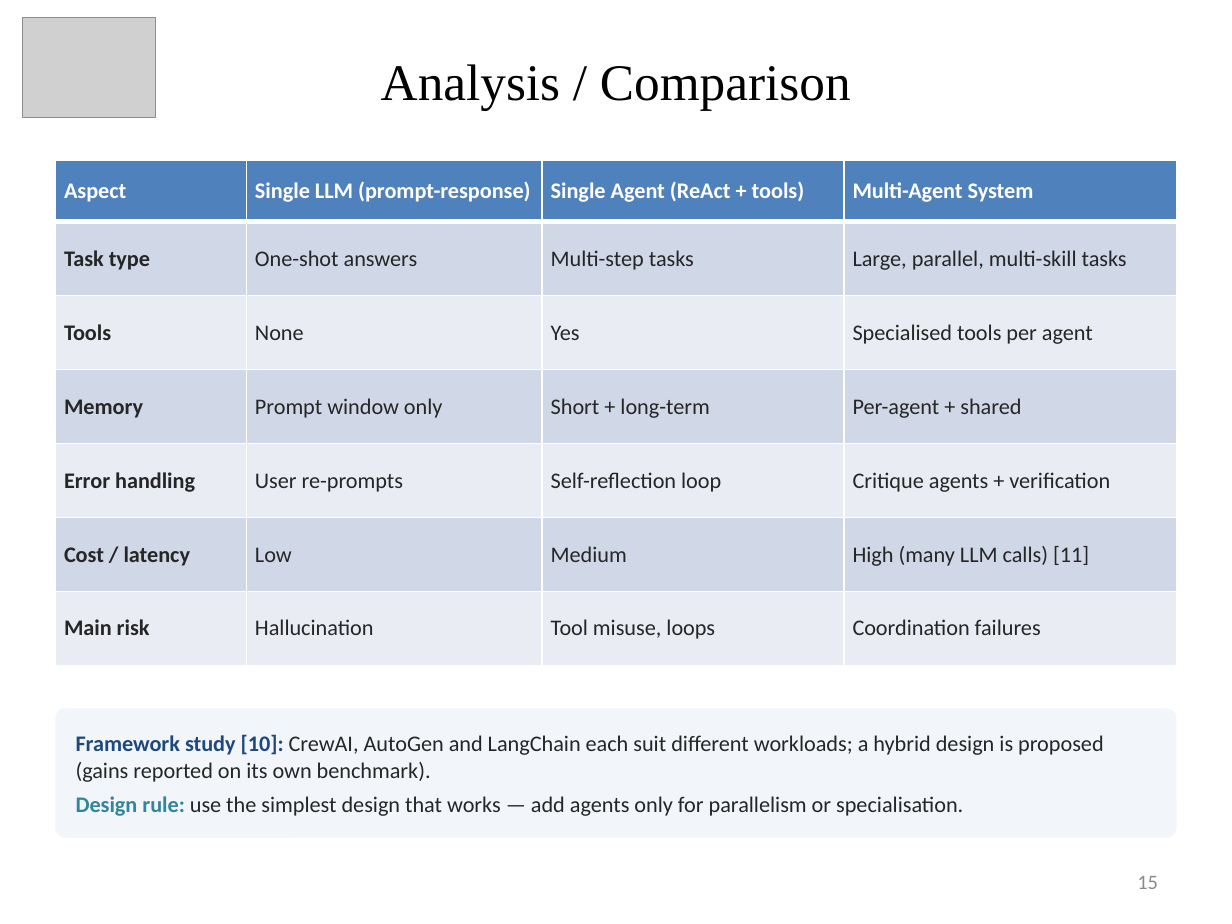
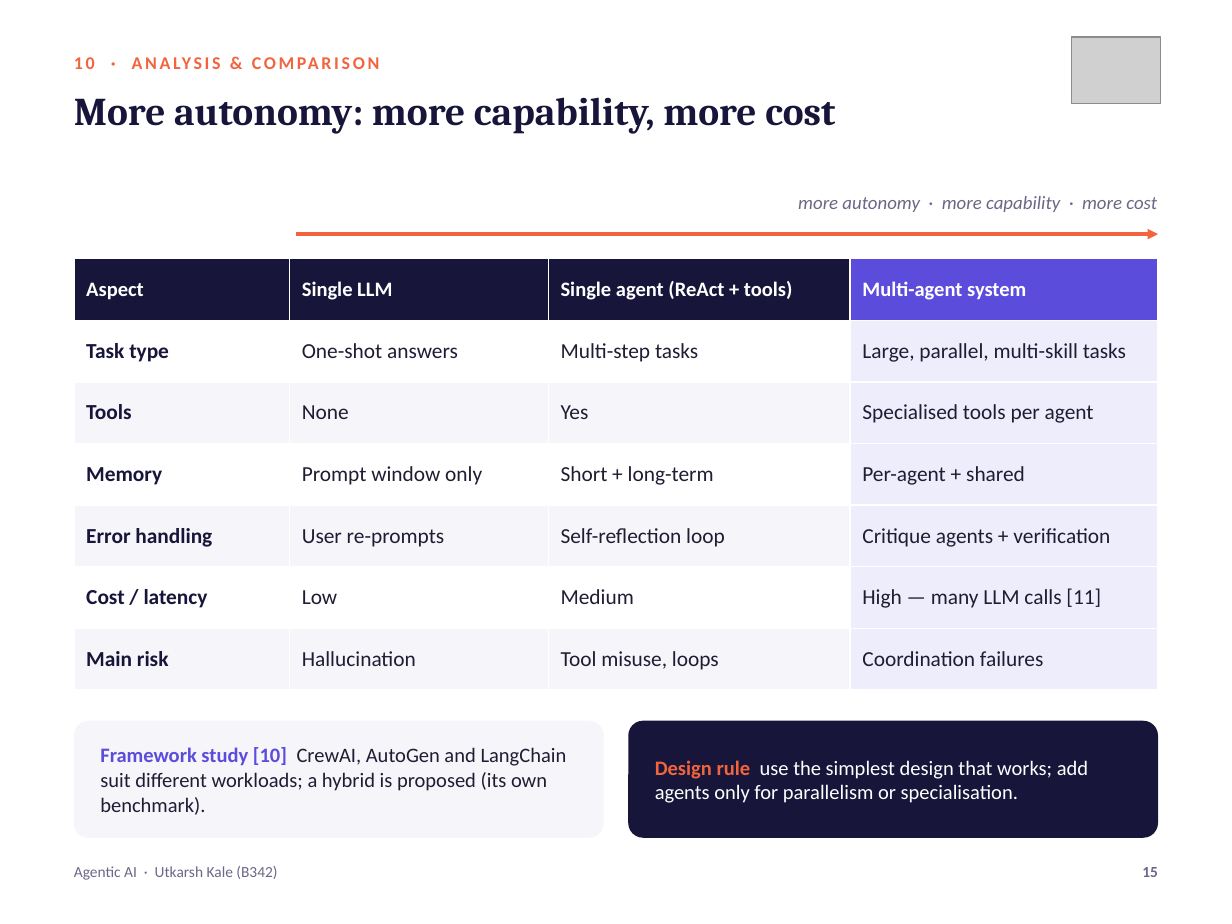
Before and after one commit to UtkarshKale/Cooga, a slide deck: slide 15 of seminar-ppt/Seminar_PPT_Agentic_AI_B342_Utkarsh_Kale.pptx. Drawn at 1232x924 pixels with LibreOffice and Linux fonts; fonts in the diff are those of the drawing; grey boxes stand for pictures. Boxes give left, top, right and bottom in pixels: in the first picture for what was removed or moved away, otherwise in the second. Text is boxed around its words. In the diff, an @@ line names an element or a change of style, - is before the commit and + after.

```diff
--- a/seminar-ppt/Seminar_PPT_Agentic_AI_B342_Utkarsh_Kale.pptx
+++ b/seminar-ppt/Seminar_PPT_Agentic_AI_B342_Utkarsh_Kale.pptx
@@ text "10 · ANALYSIS & COMPARISON" at (74, 52, 1010, 89): vertical alignment middle to top @@
@@ picture: place and size @@
-picture at (22, 17, 155, 117)
+picture at (1072, 37, 1161, 103)
@@ text at (381, 64, 851, 111): text changed; size 30 to 10.5 pt; font Times New Roman to Calibri; text colour #000000 to #F2643D; bold on @@
-Analysis / Comparison
+10 · ANALYSIS & COMPARISON
@@ text added at (74, 97, 835, 134), 23 pt, text #17153A, bold @@
+More autonomy: more capability, more cost
@@ text added at (798, 196, 1157, 212), 11 pt, text #6A6886, italic @@
+more autonomy · more capability · more cost
@@ arrow added from (296, 234) to (1158, 234), #F2643D 2 pt @@
@@ table at (74, 259, 1158, 690) @@
-row 1: Aspect | Single LLM (prompt-response) | Single Agent (ReAct + tools) | Multi-Agent System
+row 1: Aspect | Single LLM | Single agent (ReAct + tools) | Multi-agent system
-row 6, column 4: High (many LLM calls) [11]
+row 6, column 4: High — many LLM calls [11]
@@ fill #4F81BD to #17153A in 3 cells @@
@@ fill #4F81BD to #5B4CDB in row 1, column 4 @@
@@ fill #D0D8E8 to #FFFFFF in 9 cells @@
@@ fill #D0D8E8 to #EEEDFC in 3 cells @@
@@ fill #E9EDF4 to #F5F5FA in 9 cells @@
@@ fill #E9EDF4 to #EEEDFC in 3 cells @@
@@ size 13 to 12 pt in "Aspect" @@
@@ size 13 to 12.5 pt in "Task type", "One-shot answers", "Multi-step tasks", "Large, parallel, multi-skill tasks" and 19 more places @@
@@ text colour #262626 to #17153A in "Task type", "Tools", "Memory", "Error handling" and 2 more places @@
@@ text colour #262626 to #1F1D33 in "One-shot answers", "Multi-step tasks", "Large, parallel, multi-skill tasks", "None" and 13 more places @@
@@ more space between paragraphs @@
@@ borders changed @@
@@ table: place and size @@
-table at (55, 160, 1177, 665)
+table at (74, 259, 1158, 690)
@@ rounded rectangle "Framework study [10] CrewAI, AutoGen ...": place and size @@
-rounded rectangle "Framework study [10] CrewAI, AutoGen ..." at (55, 708, 1177, 838)
+rounded rectangle "Framework study [10] CrewAI, AutoGen ..." at (74, 721, 604, 838)
@@ rounded rectangle "Framework study [10] CrewAI, AutoGen ..." at (74, 721, 604, 838): fill #F2F6FB to #F5F5FA; proportions changed @@
@@ text in rounded rectangle at (100, 747, 567, 815): text changed; size 13 to 12 pt; text colour #262626 to #1F1D33 @@
-Framework study [10]: CrewAI, AutoGen and LangChain each suit different workloads; a hybrid design is proposed (gains reported on its own benchmark).
-Design rule: use the simplest design that works — add agents only for parallelism or specialisation.
+Framework study [10] CrewAI, AutoGen and LangChain suit different workloads; a hybrid is proposed (its own benchmark).
@@ rounded rectangle added at (628, 721, 1158, 838), fill #17153A, 12 pt, text #FFFFFF @@
+Design rule use the simplest design that works; add agents only for parallelism or specialisation.
@@ text added at (74, 866, 277, 880), 9 pt, text #6A6886 @@
+Agentic AI · Utkarsh Kale (B342)
@@ page number: place and size @@
-page number at (1137, 876, 1158, 889)
+page number at (1142, 867, 1158, 877)
@@ page number at (1142, 867, 1158, 877): size 12 to 9 pt, text colour #8C8C8C to #6A6886, bold on; vertical alignment middle to top @@
```
Also in this commit, not shown: 18 other slides changed, 7 other files.
